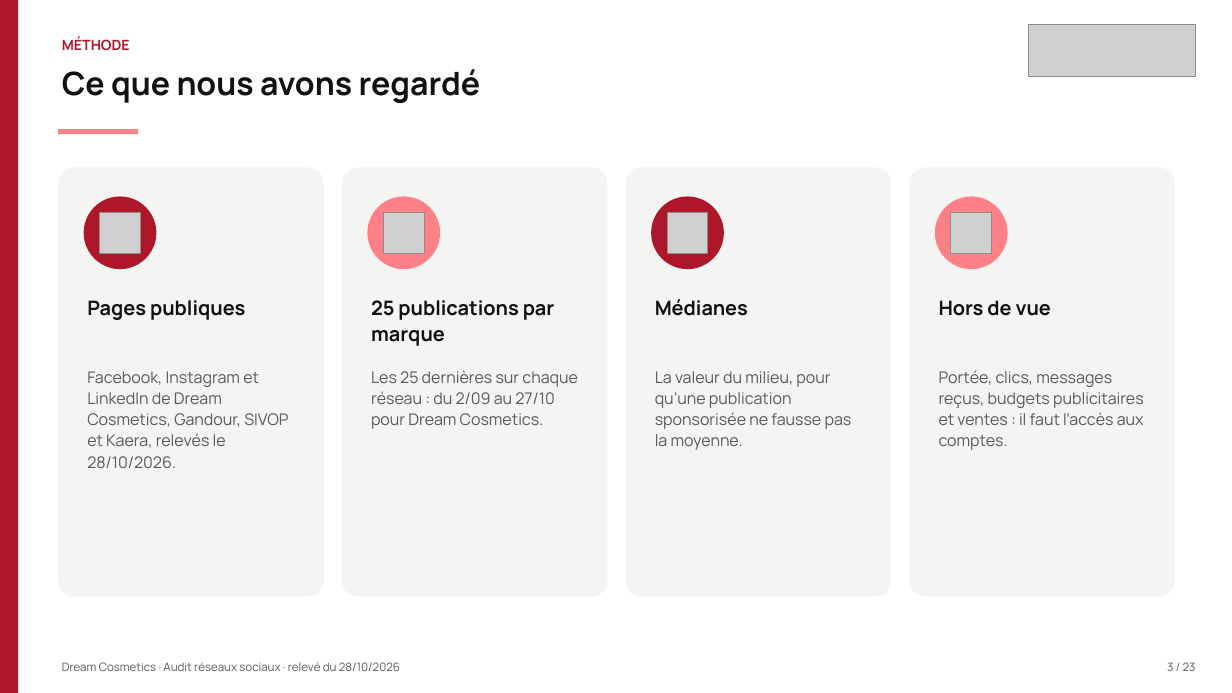
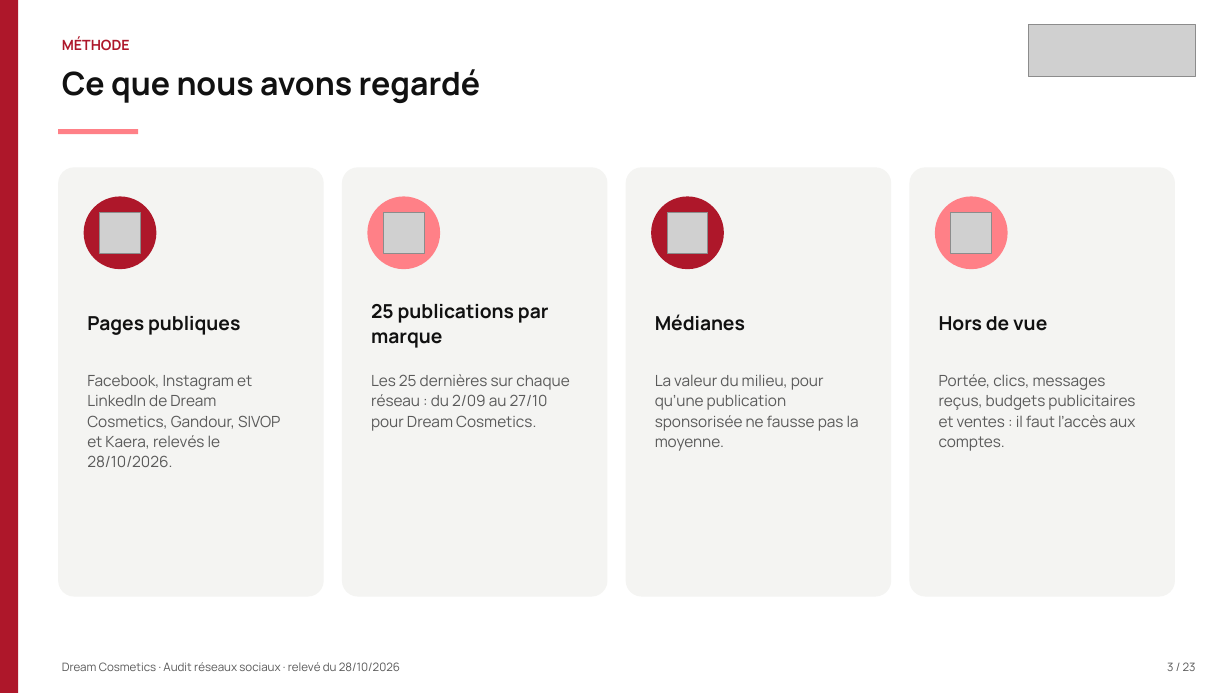
Before and after one commit to leslita06/fatima-unifood-fictif, a slide deck: slide 3 of tmp-tj/261028_dream-cosmetics_audit-reseaux-sociaux_v2.pptx. Drawn at 1232x693 pixels with LibreOffice and Linux fonts; fonts in the diff are those of the drawing; grey boxes stand for pictures. Boxes give left, top, right and bottom in pixels: in the first picture for what was removed or moved away, otherwise in the second. Text is boxed around its words. In the diff, an @@ line names an element or a change of style, - is before the commit and + after.

```diff
--- a/tmp-tj/261028_dream-cosmetics_audit-reseaux-sociaux_v2.pptx
+++ b/tmp-tj/261028_dream-cosmetics_audit-reseaux-sociaux_v2.pptx
@@ size 15.5 to 15 pt; vertical alignment top to middle in 4 elements at box(87, 316, 240, 335), box(371, 304, 549, 348), box(655, 314, 745, 331), box(939, 316, 1047, 331) @@
@@ size 12.5 to 12 pt in 4 elements at box(87, 375, 280, 467), box(371, 374, 569, 431), box(655, 375, 859, 451), box(939, 374, 1136, 451) @@
```
Also in this commit, not shown: 13 other slides changed.
